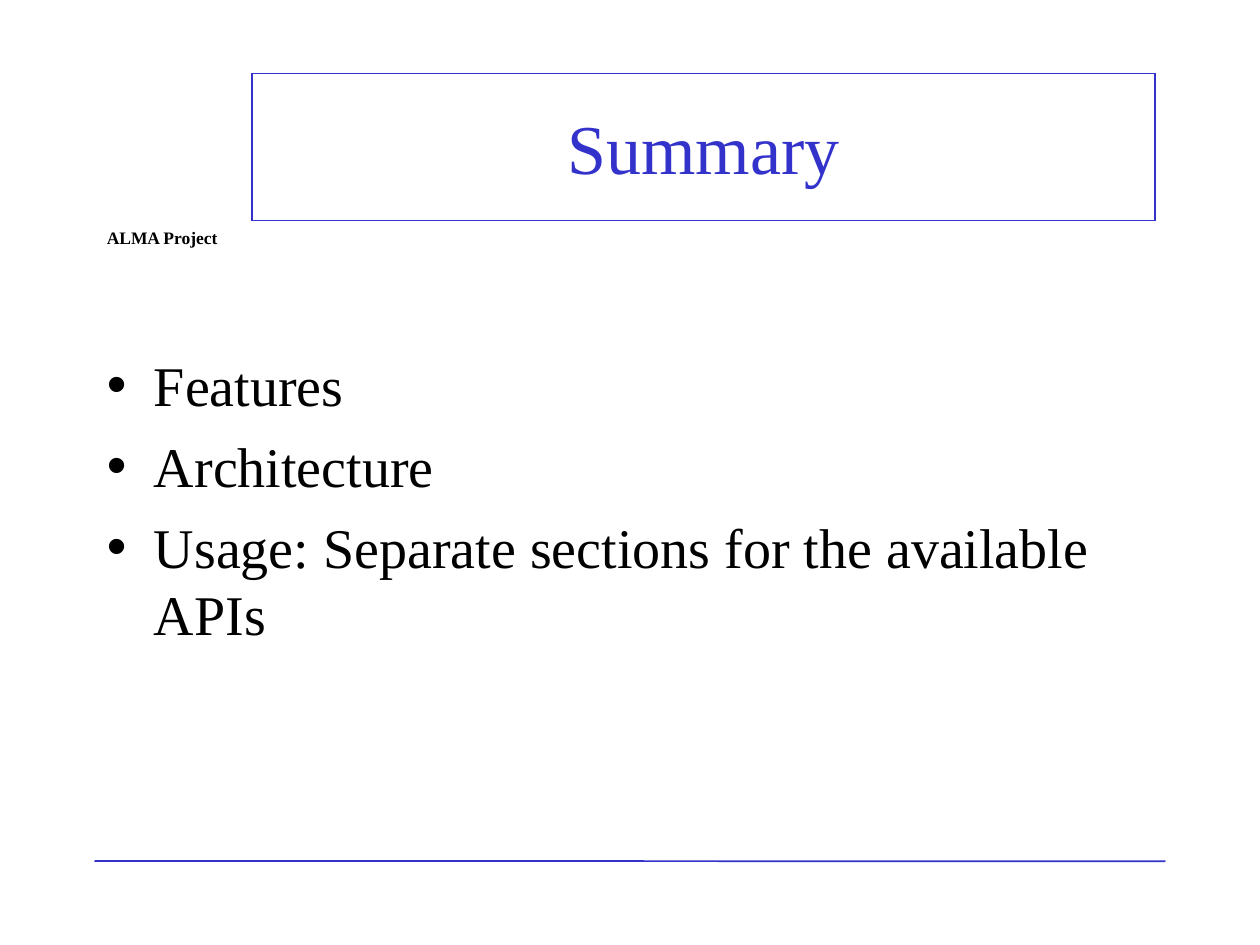
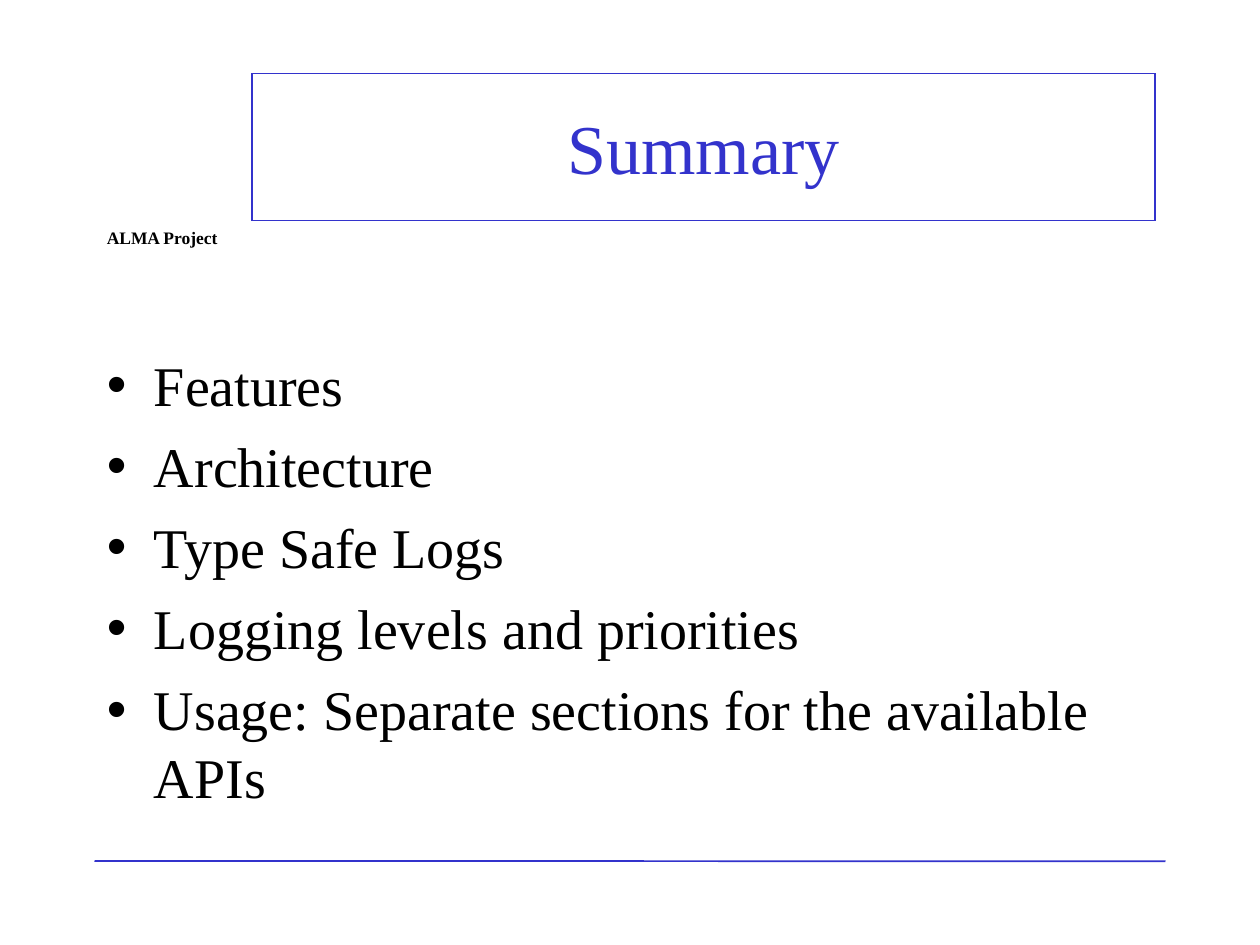
Before and after one commit to ACS-Community/ACS, a slide deck: slide 2 of Documents/ACS-Course/ACSCourse-ACSLoggingSystem.ppt. Drawn at 1260x945 pixels with LibreOffice and Linux fonts; fonts in the diff are those of the drawing; background and template pictures are left out. Boxes give left, top, right and bottom in pixels: in the first picture for what was removed or moved away, otherwise in the second. Text is boxed around its words. In the diff, an @@ line names an element or a change of style, - is before the commit and + after.

```diff
--- a/Documents/ACS-Course/ACSCourse-ACSLoggingSystem.ppt
+++ b/Documents/ACS-Course/ACSCourse-ACSLoggingSystem.ppt
@@ text at [154, 528, 799, 660]: paragraphs added @@
+• Type Safe Logs
+• Logging levels and priorities
```
Also in this commit, not shown: 2 slides added.
